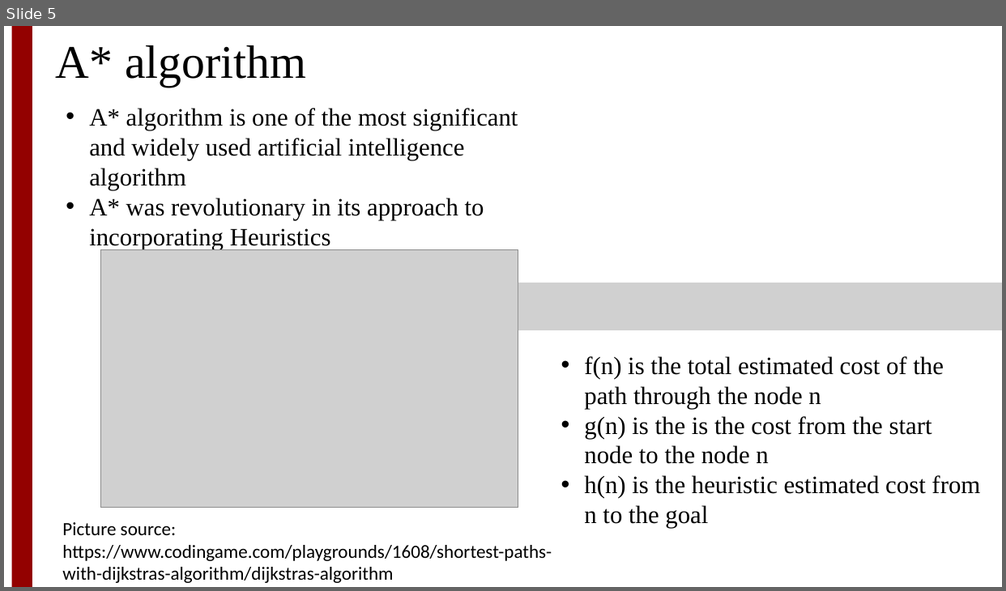
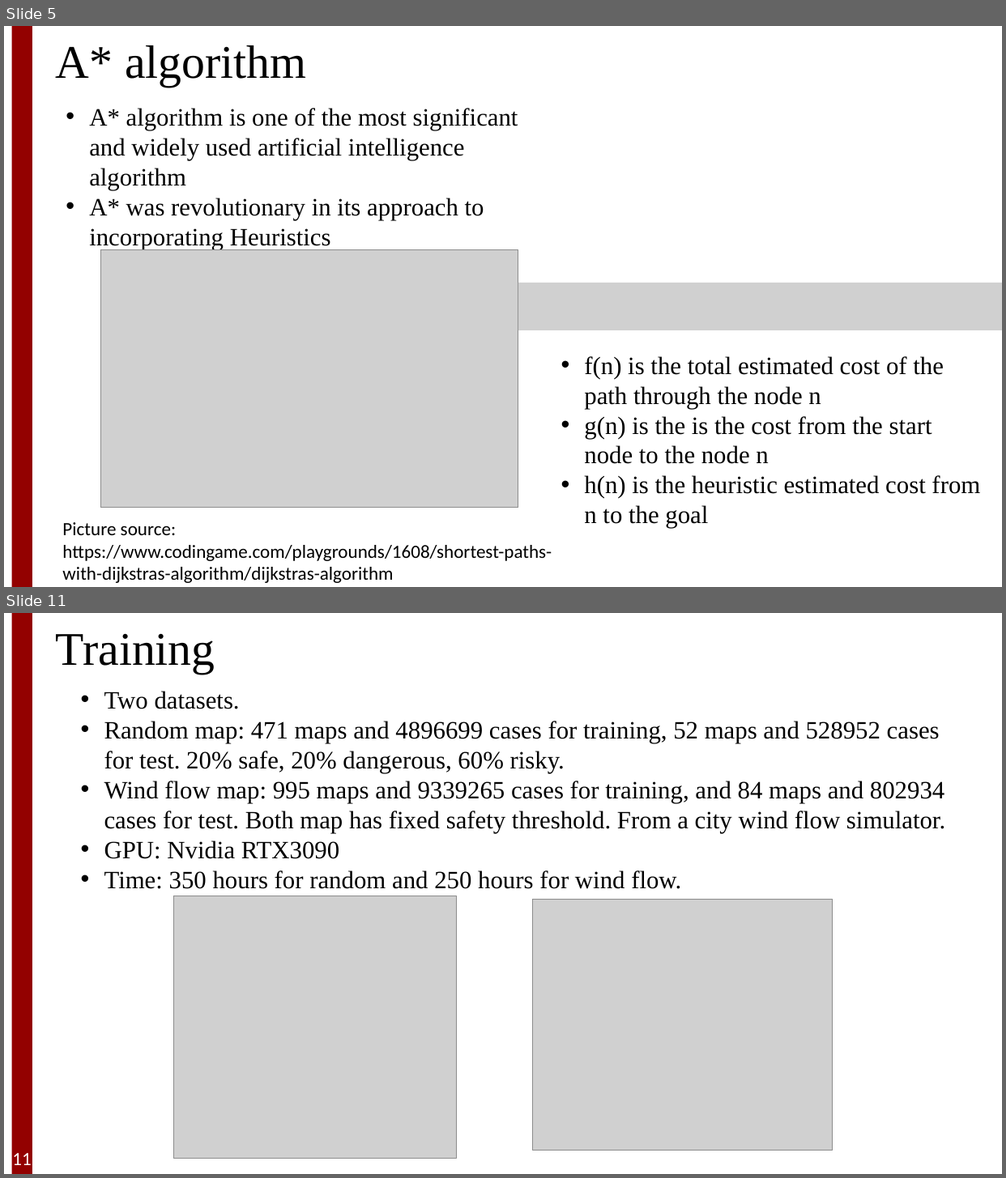
Before and after one commit to Xiaoshan-jun/riskmap, a slide deck: presentation_scitech2024.pptx. Shown one above the other, each under a label of ours: slide 5 before the commit, slides 5 and 11 after it; the slides between them are not shown. The pictures are 1006x591 and 1006x1178 pixels, drawn with LibreOffice and Linux fonts; fonts in the diff are those of the drawing; grey boxes stand for pictures; background and template pictures are left out. Boxes give left, top, right and bottom in pixels: in the first picture for what was removed or moved away, otherwise in the second. Text is boxed around its words. In the diff, an @@ line names an element or a change of style, - is before the commit and + after.

```diff
--- a/presentation_scitech2024.pptx
+++ b/presentation_scitech2024.pptx
@@ slide 11 added at [4,613,1002,1174], background #FFFFFF; not listed: 1 template element that a slide beside it also shows @@
@@ text added at [56,633,215,675], 45 pt, text #000000 @@
+Training
@@ text added at [104,691,945,889], 24 pt, text #000000 @@
+• Two datasets.
+• Random map: 471 maps and 4896699 cases for training, 52 maps and 528952 cases for test. 20% safe, 20% dangerous, 60% risky.
+• Wind flow map: 995 maps and 9339265 cases for training, and 84 maps and 802934 cases for test. Both map has fixed safety threshold. From a city wind flow simulator.
+• GPU: Nvidia RTX3090
+• Time: 350 hours for random and 250 hours for wind flow.
@@ picture added at [174,896,457,1159] @@
@@ picture added at [533,900,833,1151] @@
@@ page number added at [12,1153,31,1165], 18 pt, text #FFFFFF @@
+11
```
Also in this commit, not shown: 9 slides changed, 1 other slide added.
